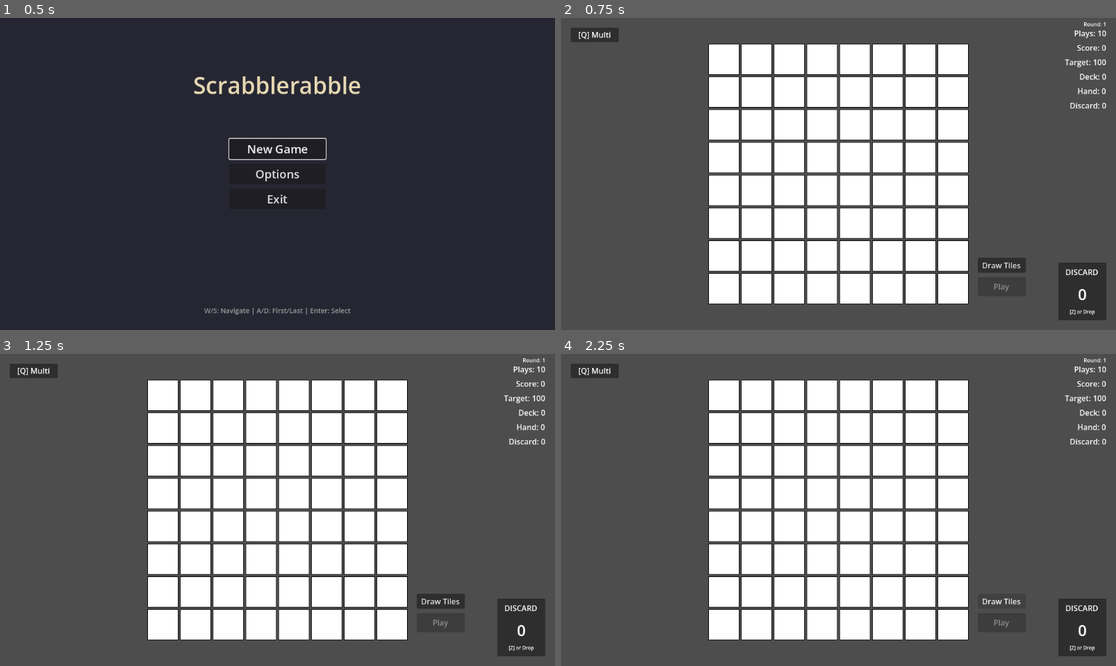
Above: before the commit, frames 1-4 (two rows, left to right).
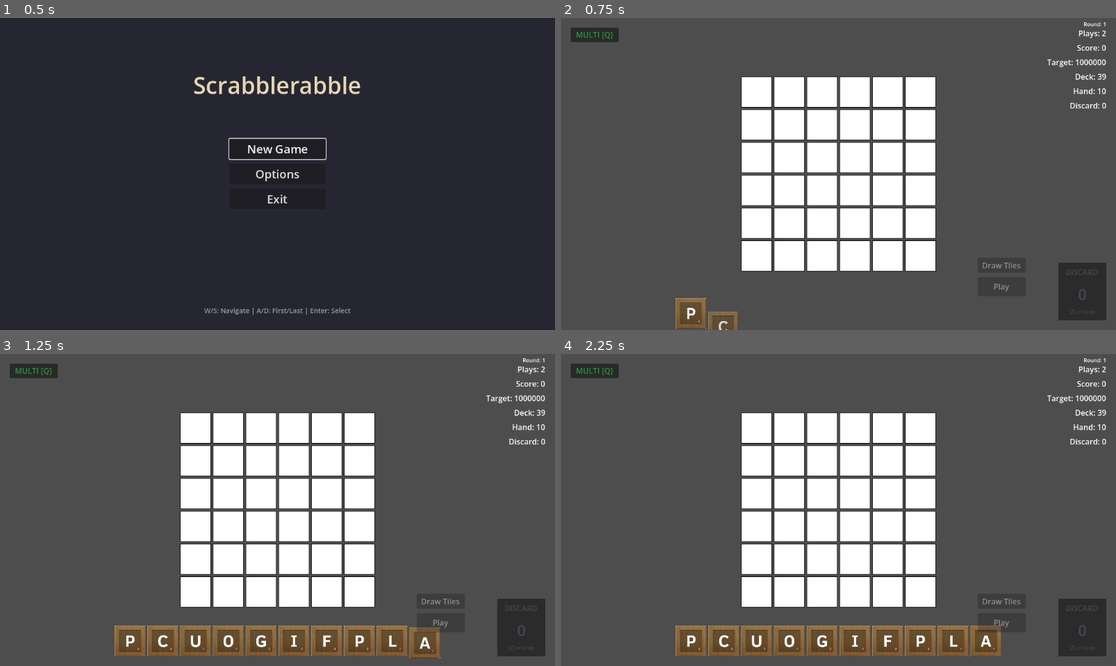
Above: after the commit, the same moments.

Repository: rcmilan/godot-scrabblerabble
Game: Godot game, scene res://scenes/title_screen/TitleScreen.tscn
Two runs of this game, one before a commit and one after it. Both use one fixed random seed, a clock stepped at 60 frames per second and the inputs below.
Inputs (mouse positions are in pixels of both pictures, inside the frame that each line leads up to):
- Up to frame 1 (0.5 s): no input
- Up to frame 2 (0.75 s): click "New Game" at 0.5 s
- Up to frame 3 (1.25 s): no input
- Up to frame 4 (2.25 s): tap Enter (ui_accept) at 1.25 s; drag from (721, 394) to (894, 441) at 1.27 s; click (999, 600) at 2 s, where only the run before the commit has a clickable "Draw Tiles"

Frame 1 is identical in both runs. In frame 2, 17% of the frame differs, in the area x 2-99%, y 4-100%; in frame 3, 19%, in the area x 2-99%, y 4-98%; in frame 4, 19%.
Error before the commit: Parse Error: Could not find type "SelectionManager" in the current scope. (res://scenes/main.gd:18)

Commit message:
feat: Add class name to SelectionManager for improved clarity

Diff:
--- a/autoload/selection_manager.gd
+++ b/autoload/selection_manager.gd
@@ -1,4 +1,5 @@
 extends Node
+class_name SelectionManager
 
 ## SelectionManager: Central source of truth for tile selection state and mode.
 ## Manages single/multi-select modes and maintains ordered selection.
